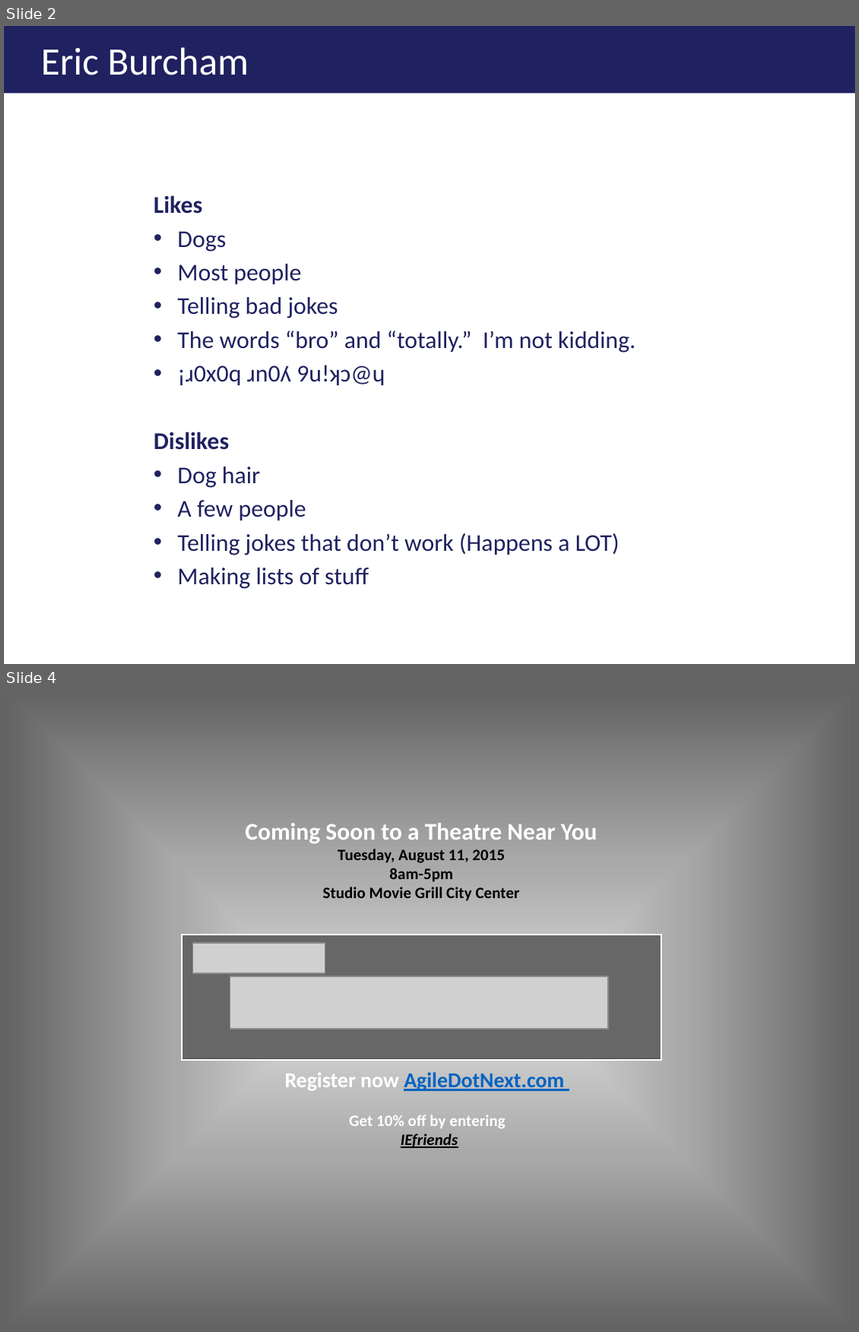
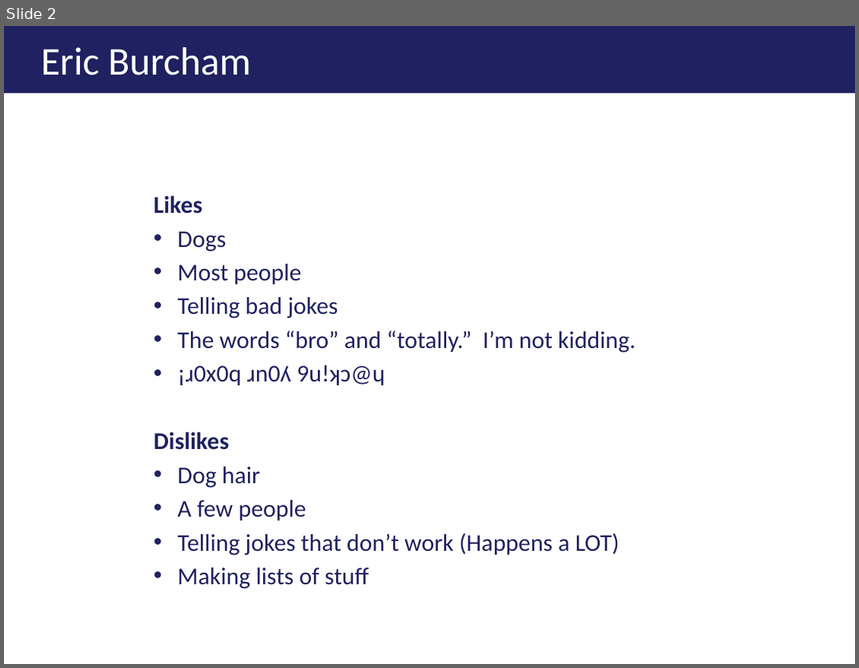
Before and after one commit to ericburcham/THasyINKnc, a slide deck: Presentation/THasINKync - 4x3.pptx. Shown one above the other, each under a label of ours: slides 2 and 4 before the commit, slide 2 after it; the slides between them are not shown. The pictures are 859x1332 and 859x668 pixels, drawn with LibreOffice and Linux fonts; fonts in the diff are those of the drawing; grey boxes stand for pictures; background and template pictures are left out. Boxes give left, top, right and bottom in pixels: in the first picture for what was removed or moved away, otherwise in the second. Text is boxed around its words. In the diff, an @@ line names an element or a change of style, - is before the commit and + after.

Commit message:
Removed Improving Theme (so sad!!!) from presentations.

```diff
--- a/Presentation/THasINKync - 4x3.pptx
+++ b/Presentation/THasINKync - 4x3.pptx
@@ slide 4 removed at <box>4,690,855,1328</box>, background gradient #DBDBDB to #AAAAAA to #636363 @@
@@ text removed at <box>245,823,598,901</box> @@
-Coming Soon to a Theatre Near You
-Tuesday, August 11, 2015
-8am-5pm
-Studio Movie Grill City Center
@@ picture removed at <box>182,934,662,1059</box> @@
@@ rectangle removed at <box>182,935,662,1061</box> @@
@@ picture removed at <box>192,943,324,973</box> @@
@@ picture removed at <box>230,976,607,1028</box> @@
@@ text removed at <box>285,1072,564,1091</box> @@
-Register now AgileDotNext.com
@@ text removed at <box>349,1115,505,1148</box> @@
-Get 10% off by entering IEfriends
@@ slide 2 changed as well @@
@@ title "Eric Burcham" at <box>4,26,855,93</box>: size 24.8 to 25 pt; indent changed @@
```
Also in this commit, not shown: 35 other slides changed, 3 other slides removed, 6 other files.
